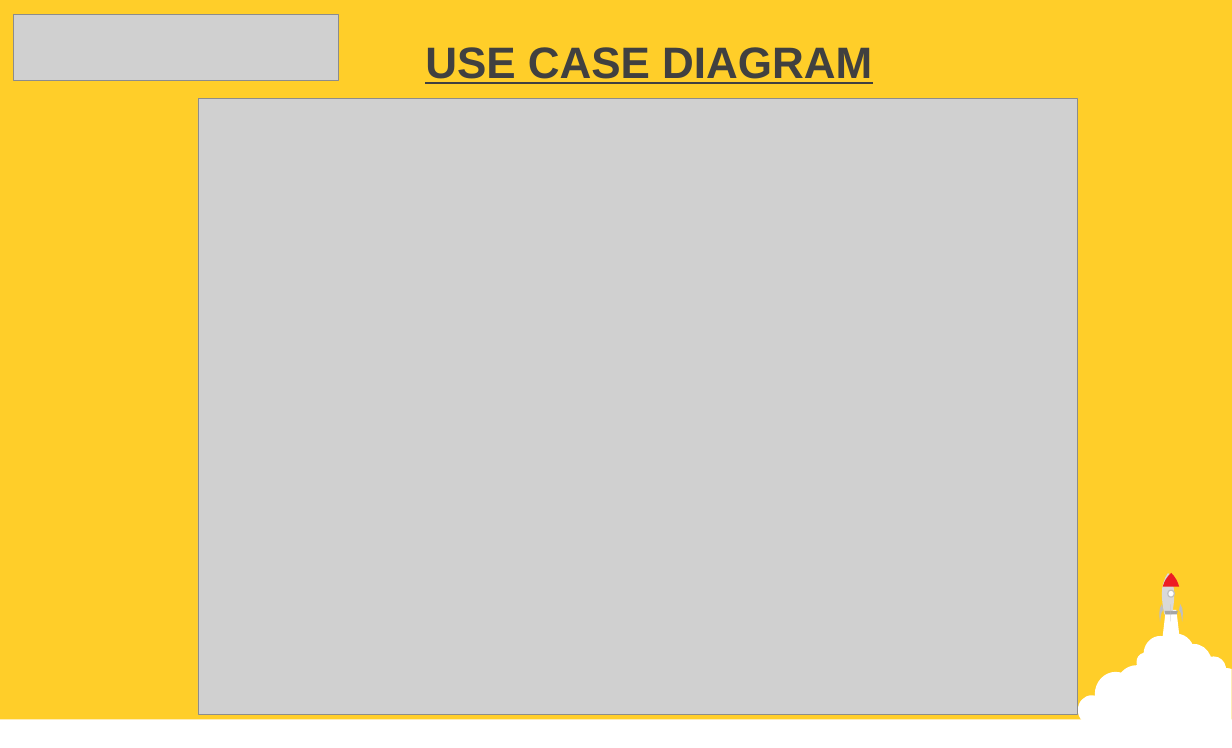
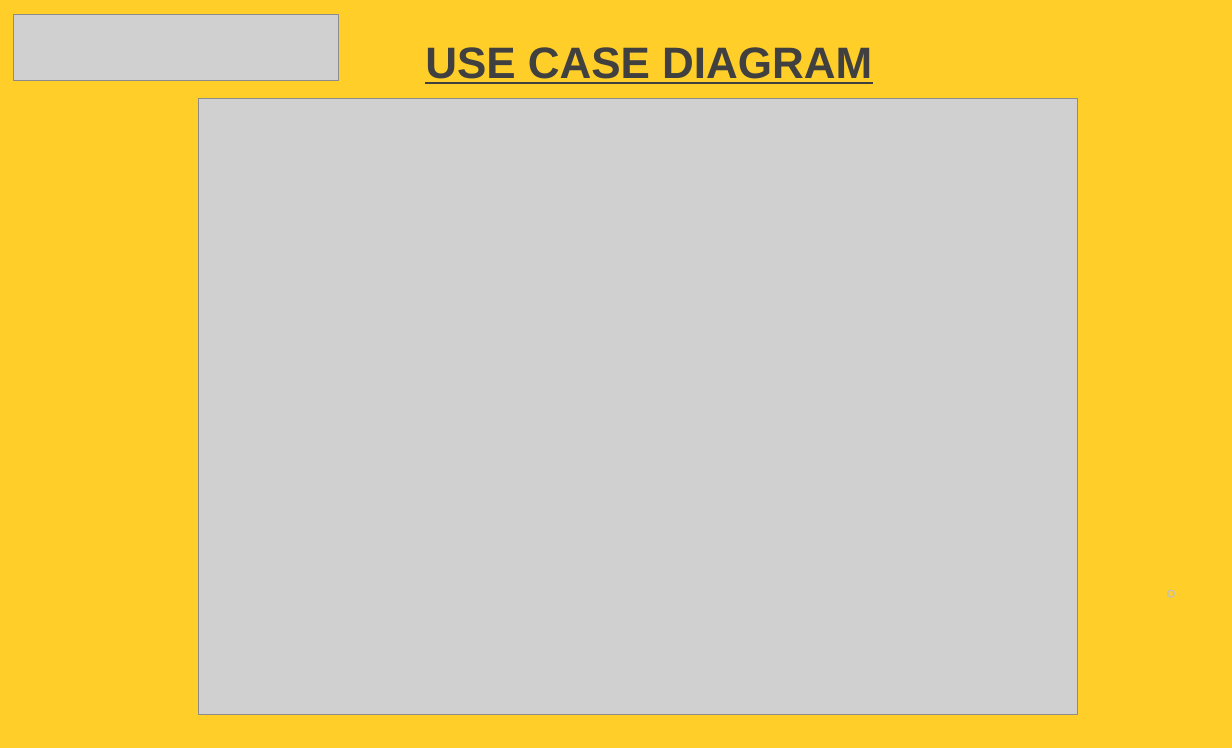
Before and after one commit to RahulSingh0001/Documentation, a slide deck: slide 14 of DIGIGARAGE.odp (slide 9 before the commit). Drawn at 1232x748 pixels with LibreOffice and Linux fonts; fonts in the diff are those of the drawing; grey boxes stand for pictures. Boxes give left, top, right and bottom in pixels: in the first picture for what was removed or moved away, otherwise in the second. Text is boxed around its words. In the diff, an @@ line names an element or a change of style, - is before the commit and + after.

```diff
--- a/DIGIGARAGE.odp
+++ b/DIGIGARAGE.odp
@@ ellipse at (1168, 590, 1174, 598): fill #FFFFFF to none @@
@@ group removed at (1078, 573, 1232, 745): 6 freeform shapes, 1 rectangle @@
@@ rectangle removed at (0, 719, 1232, 748) @@
```
Also in this commit, not shown: 12 other slides changed, 27 slides added, 12 slides removed.
